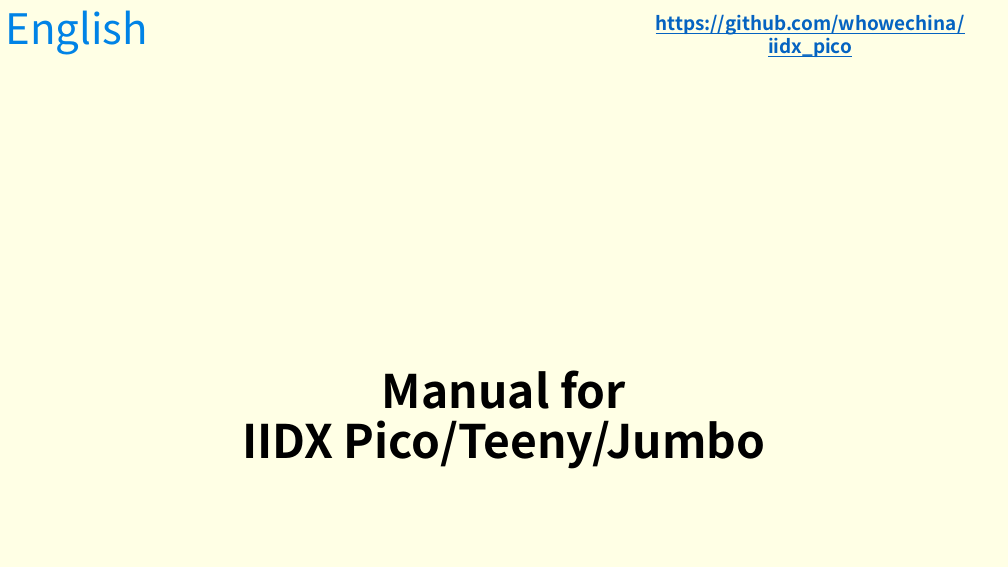
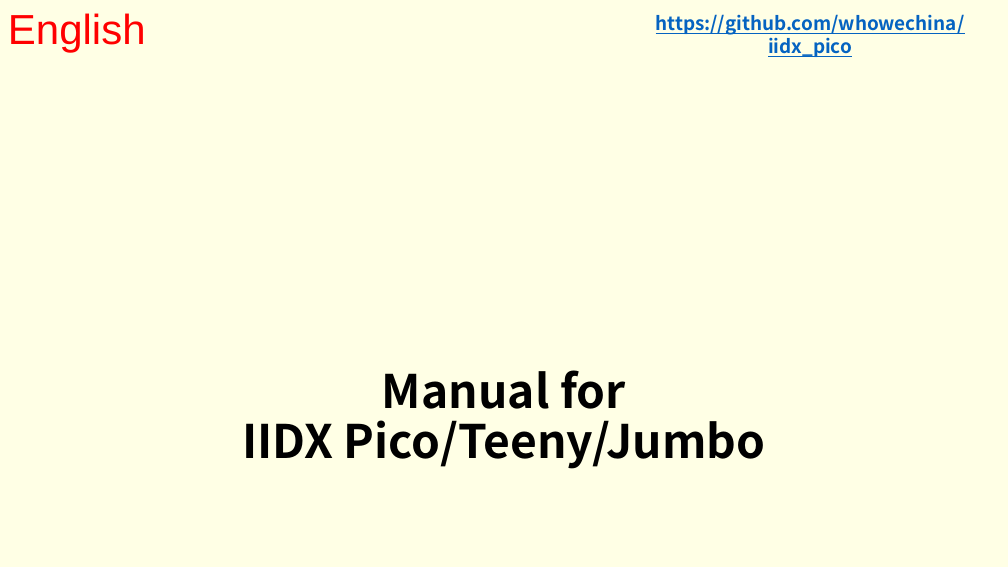
Before and after one commit to whowechina/iidx_pico, a slide deck: slide 1 of doc/IIDX_Pico_Manual.pptx (slide 2 before the commit). Drawn at 1008x567 pixels with LibreOffice and Linux fonts; fonts in the diff are those of the drawing; background and template pictures are left out. Boxes give left, top, right and bottom in pixels: in the first picture for what was removed or moved away, otherwise in the second. Text is boxed around its words. In the diff, an @@ line names an element or a change of style, - is before the commit and + after.

```diff
--- a/doc/IIDX_Pico_Manual.pptx
+++ b/doc/IIDX_Pico_Manual.pptx
@@ text "English" at bbox=[8, 13, 146, 52]: font Noto Sans CJK SC to Arial, text colour #0083E6 to #FF0000 @@
```
Also in this commit, not shown: 9 other slides changed, 10 slides added, 1 slide removed.
